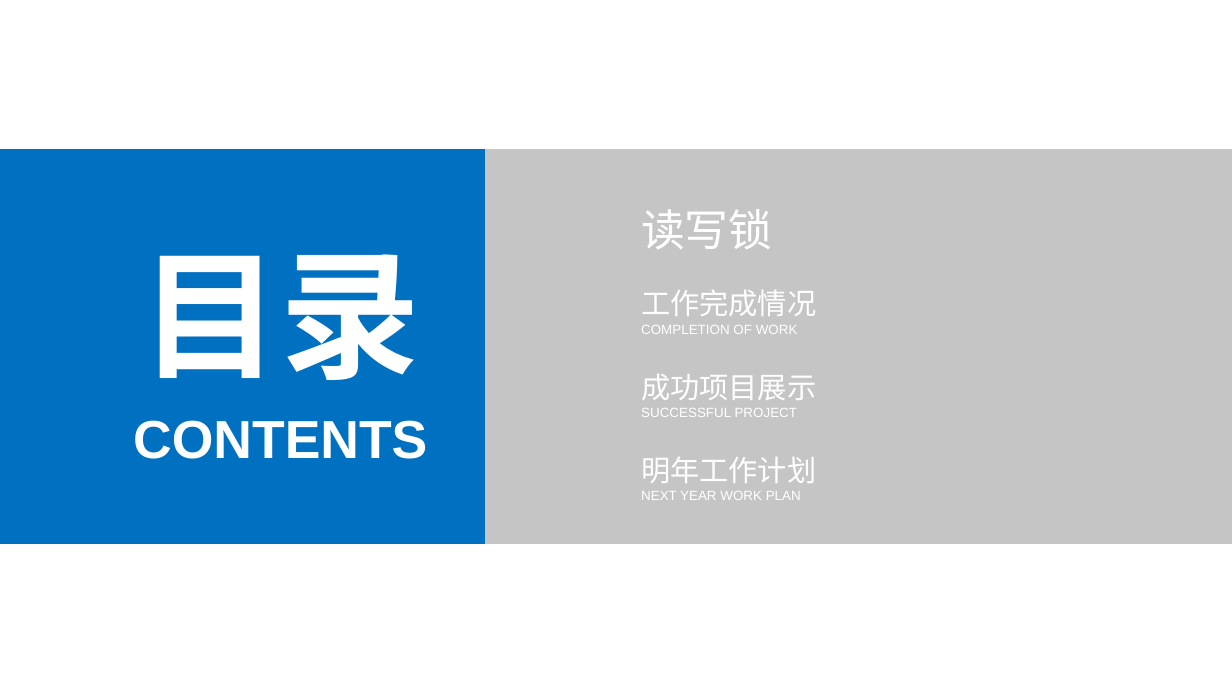
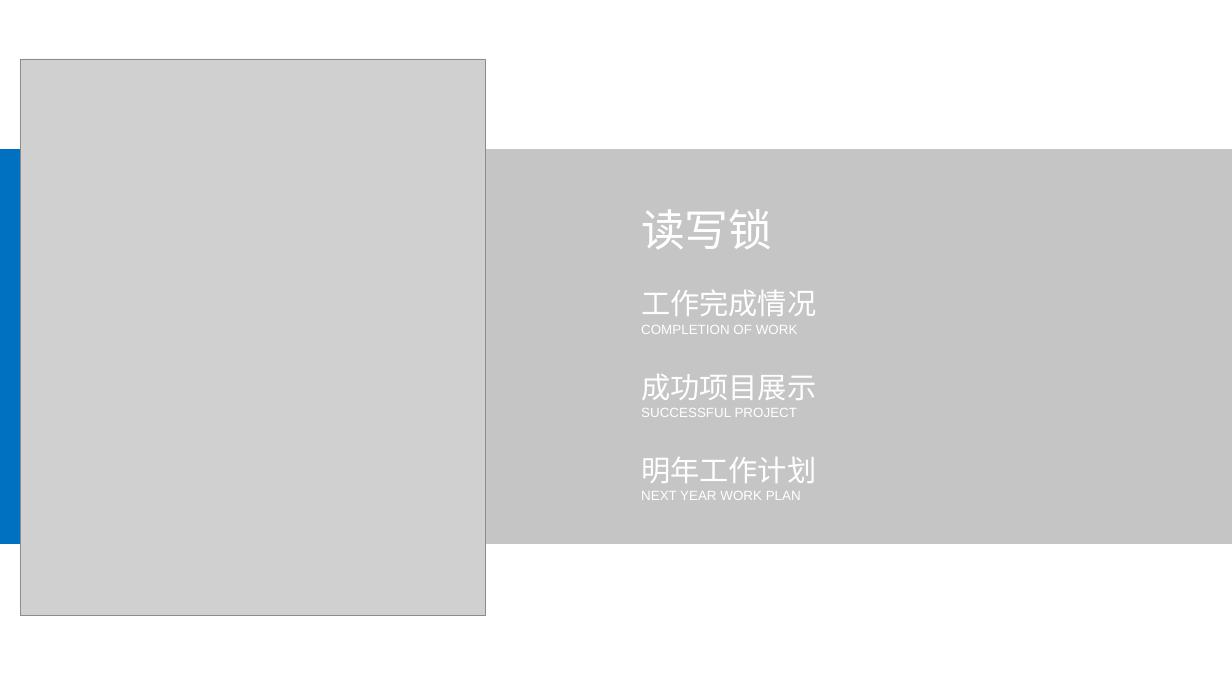
Before and after one commit to wangcy6/weekly, a slide deck: slide 1 of KM/ppt/2020/读写锁.pptx. Drawn at 1232x693 pixels with LibreOffice and Linux fonts; fonts in the diff are those of the drawing; grey boxes stand for pictures. Boxes give left, top, right and bottom in pixels: in the first picture for what was removed or moved away, otherwise in the second. Text is boxed around its words. In the diff, an @@ line names an element or a change of style, - is before the commit and + after.

```diff
--- a/KM/ppt/2020/读写锁.pptx
+++ b/KM/ppt/2020/读写锁.pptx
@@ picture added at [20, 59, 485, 615] @@
@@ text removed at [141, 254, 421, 380] @@
-目录
@@ text removed at [133, 420, 427, 459] @@
-CONTENTS
```
Also in this commit, not shown: 4 other files.
